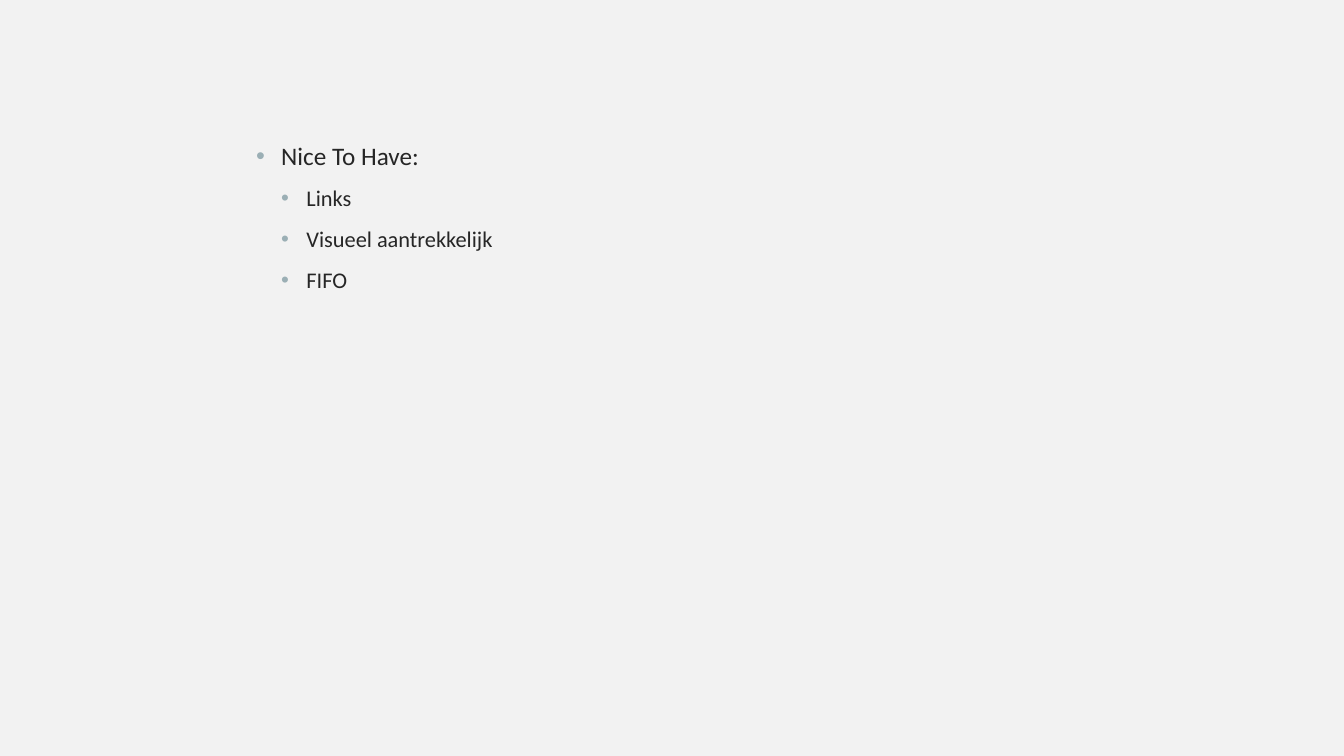
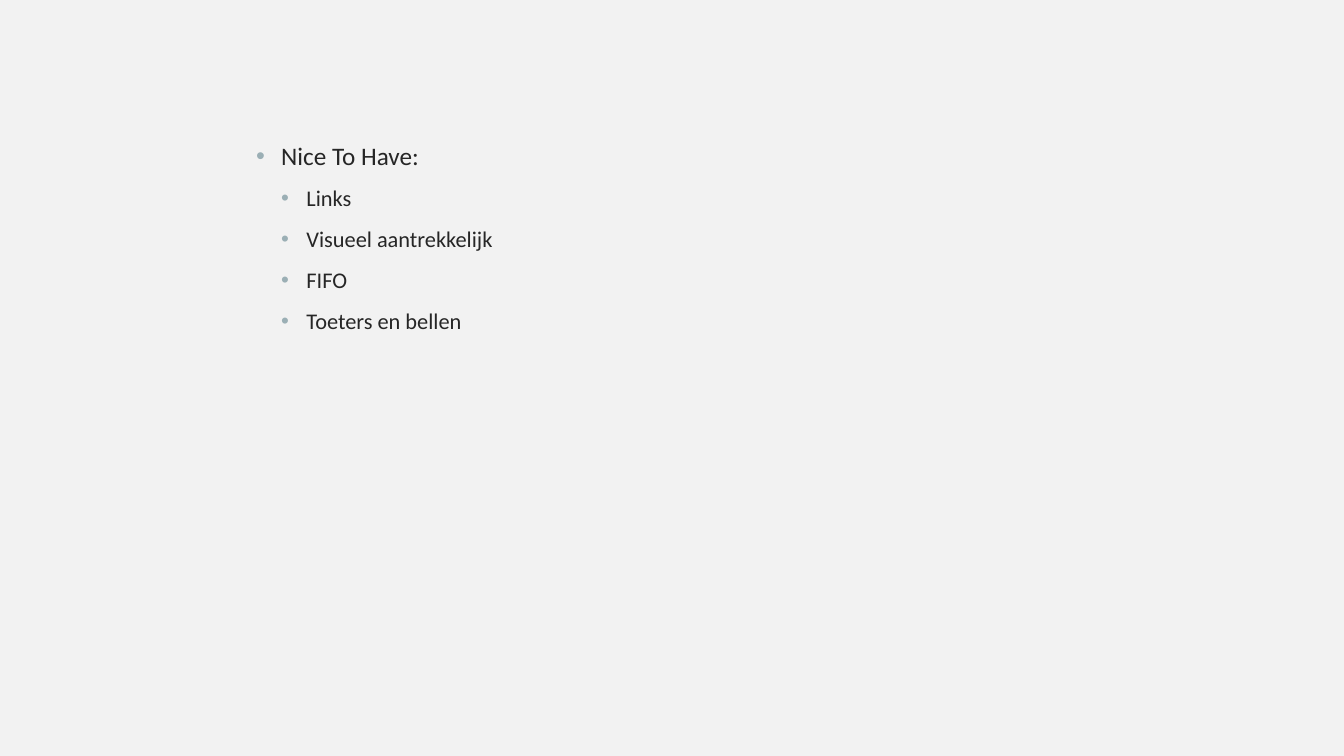
Before and after one commit to LanderVerschueren/Sociale-Innovatie, a slide deck: slide 6 of Senior-Projects/Keuzetool Office Management.pptx. Drawn at 1344x756 pixels with LibreOffice and Linux fonts; fonts in the diff are those of the drawing. Boxes give left, top, right and bottom in pixels: in the first picture for what was removed or moved away, otherwise in the second. Text is boxed around its words. In the diff, an @@ line names an element or a change of style, - is before the commit and + after.

Commit message:
minor change to ppt

```diff
--- a/Senior-Projects/Keuzetool Office Management.pptx
+++ b/Senior-Projects/Keuzetool Office Management.pptx
@@ text at (306,313,461,329): paragraph added @@
+  • Toeters en bellen
```
Also in this commit, not shown: 1 other slide changed.
